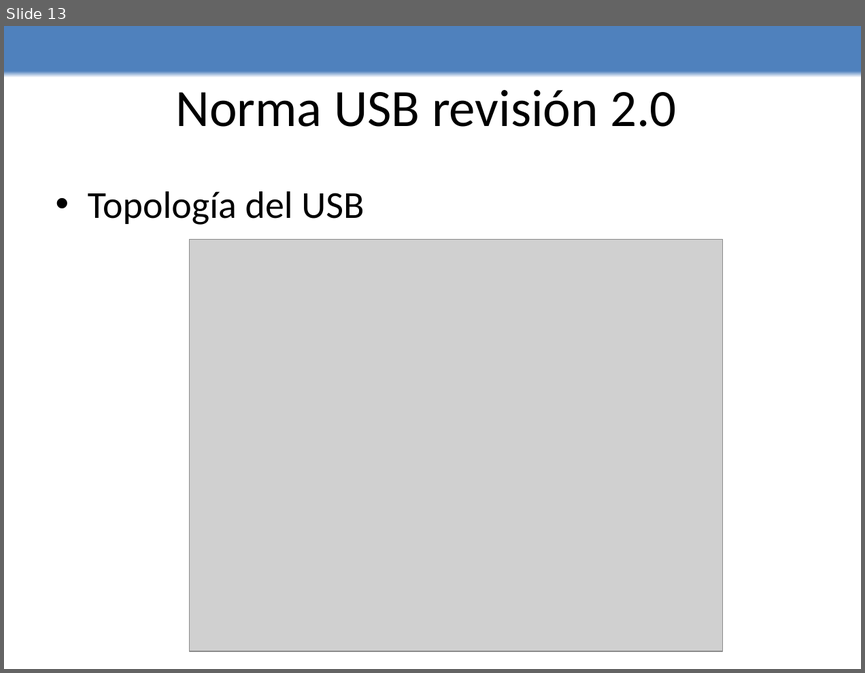
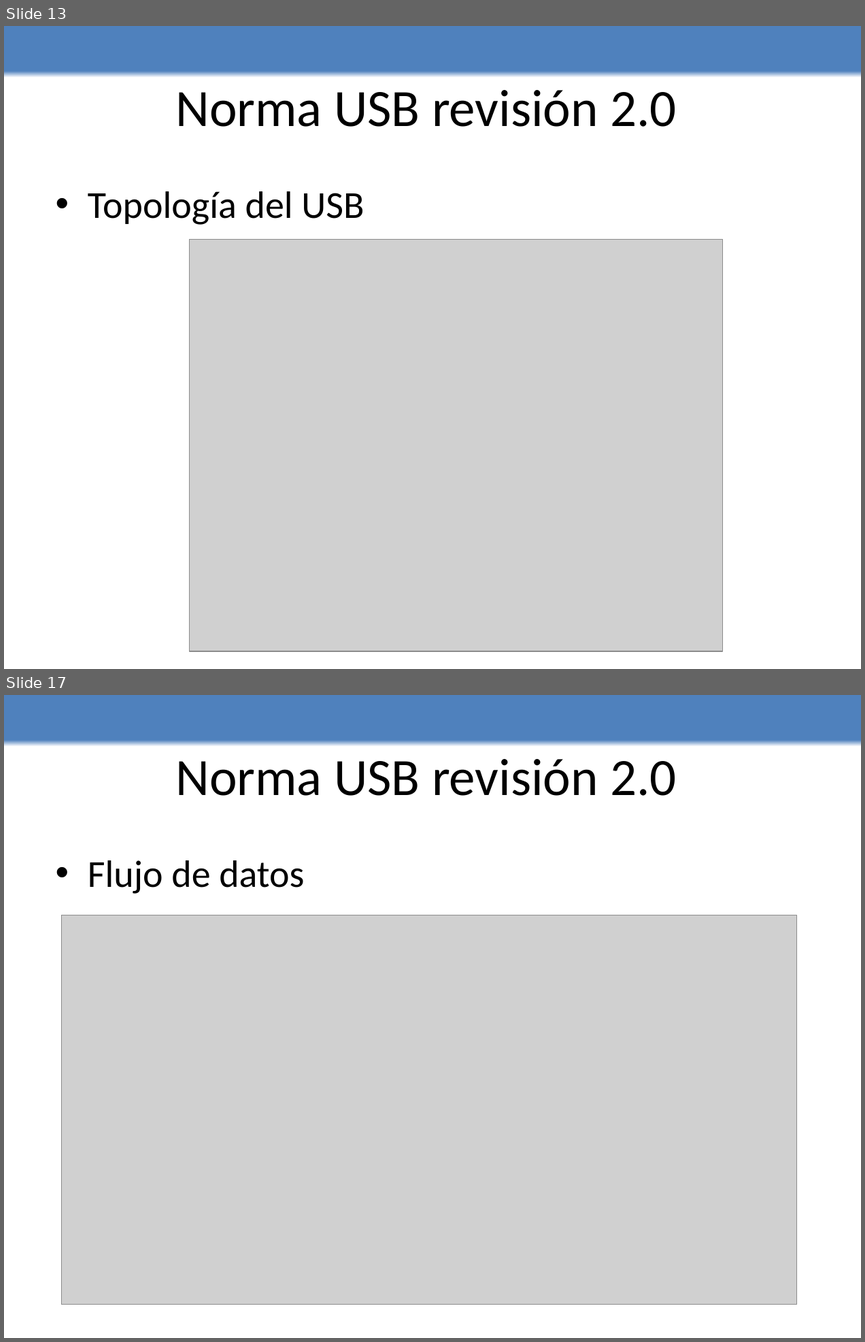
Before and after one commit to edwin0790/lechuzing, a slide deck: Presentacion/presentacion.pptx. Shown one above the other, each under a label of ours: slide 13 before the commit, slides 13 and 17 after it; the slides between them are not shown. The pictures are 865x673 and 865x1342 pixels, drawn with LibreOffice and Linux fonts; fonts in the diff are those of the drawing; grey boxes stand for pictures. Boxes give left, top, right and bottom in pixels: in the first picture for what was removed or moved away, otherwise in the second. Text is boxed around its words. In the diff, an @@ line names an element or a change of style, - is before the commit and + after.

```diff
--- a/Presentacion/presentacion.pptx
+++ b/Presentacion/presentacion.pptx
@@ slide 17 added at [4,695,861,1338], background gradient #FFFFFF to #4F81BD @@
@@ title added at [175,759,676,796], 44 pt, text #000000 @@
+Norma USB revisión 2.0
@@ text added at [88,860,304,894], 32 pt, text #000000 @@
+• Flujo de datos
@@ picture added at [61,915,797,1304] @@
```
Also in this commit, not shown: 1 slide changed, 5 other slides added.
